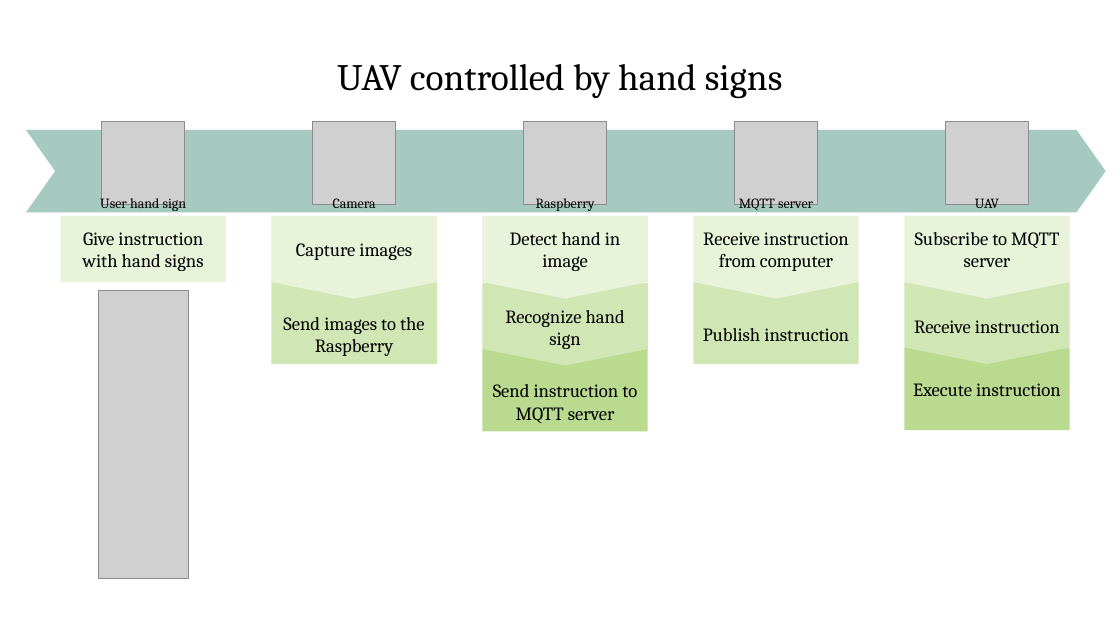
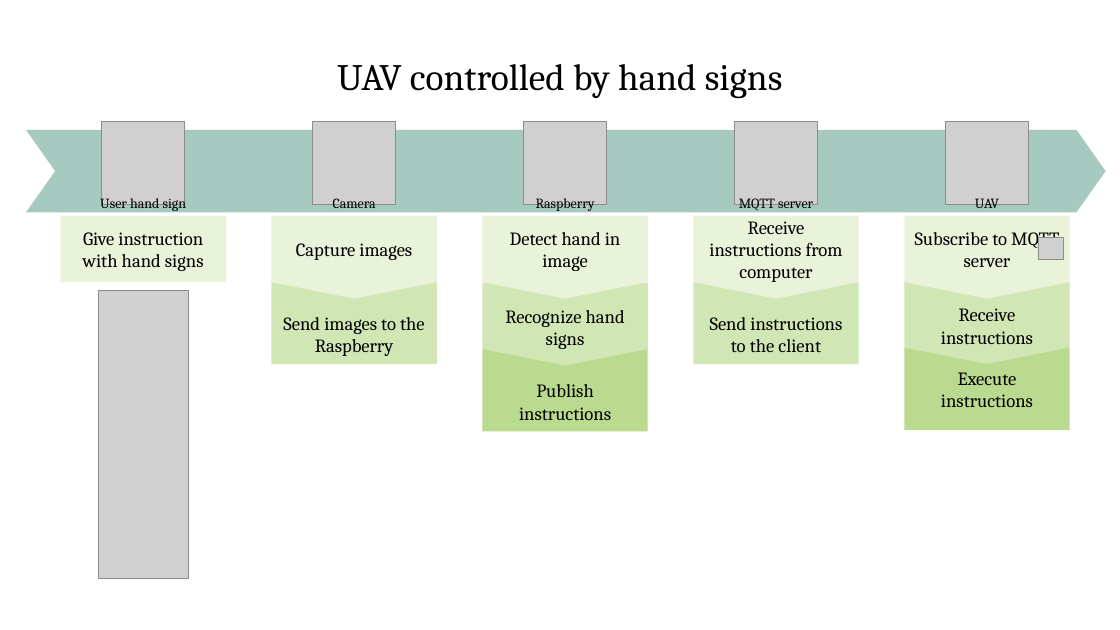
Before and after one commit to RobKenobi/Yondu, a slide deck: slide 1 of Diagram/Use case diagram.pptx. Drawn at 1120x630 pixels with LibreOffice and Linux fonts; fonts in the diff are those of the drawing; grey boxes stand for pictures. Boxes give left, top, right and bottom in pixels: in the first picture for what was removed or moved away, otherwise in the second. Text is boxed around its words. In the diff, an @@ line names an element or a change of style, - is before the commit and + after.

Commit message:
changed diagram pptx

```diff
--- a/Diagram/Use case diagram.pptx
+++ b/Diagram/Use case diagram.pptx
@@ text in flow chart offpage connector at [709,221,843,282]: text changed @@
-Receive instruction from computer
+Receive instructions from computer
@@ picture added at [1039,238,1065,260] @@
@@ text in flow chart offpage connector at [505,310,625,349]: text changed @@
-Recognize hand sign
+Recognize hand signs
@@ text in rectangle at [710,317,842,352]: text changed @@
-Publish instruction
+Send instructions to the client
@@ text in flow chart offpage connector at [941,308,1033,344]: text changed @@
-Receive instruction
+Receive instructions
@@ text in rectangle at [519,384,611,420]: text changed @@
-Send instruction to MQTT server
+Publish instructions
@@ text in rectangle at [941,372,1033,407]: text changed @@
-Execute instruction
+Execute instructions
```
